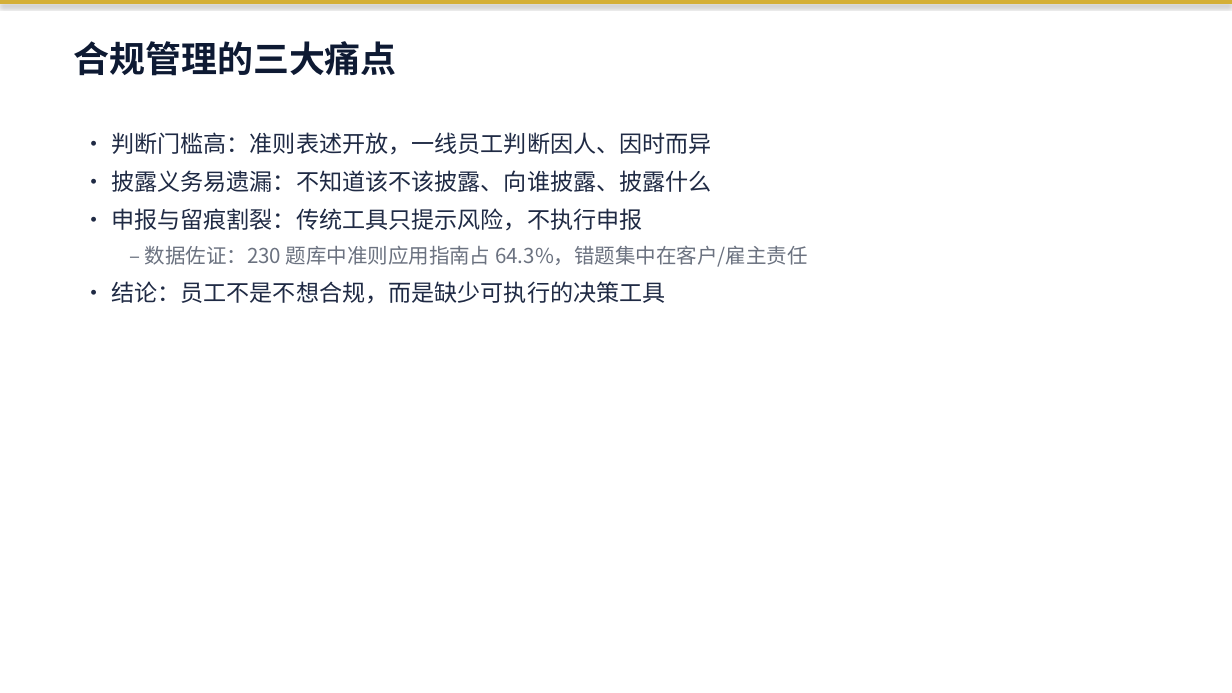
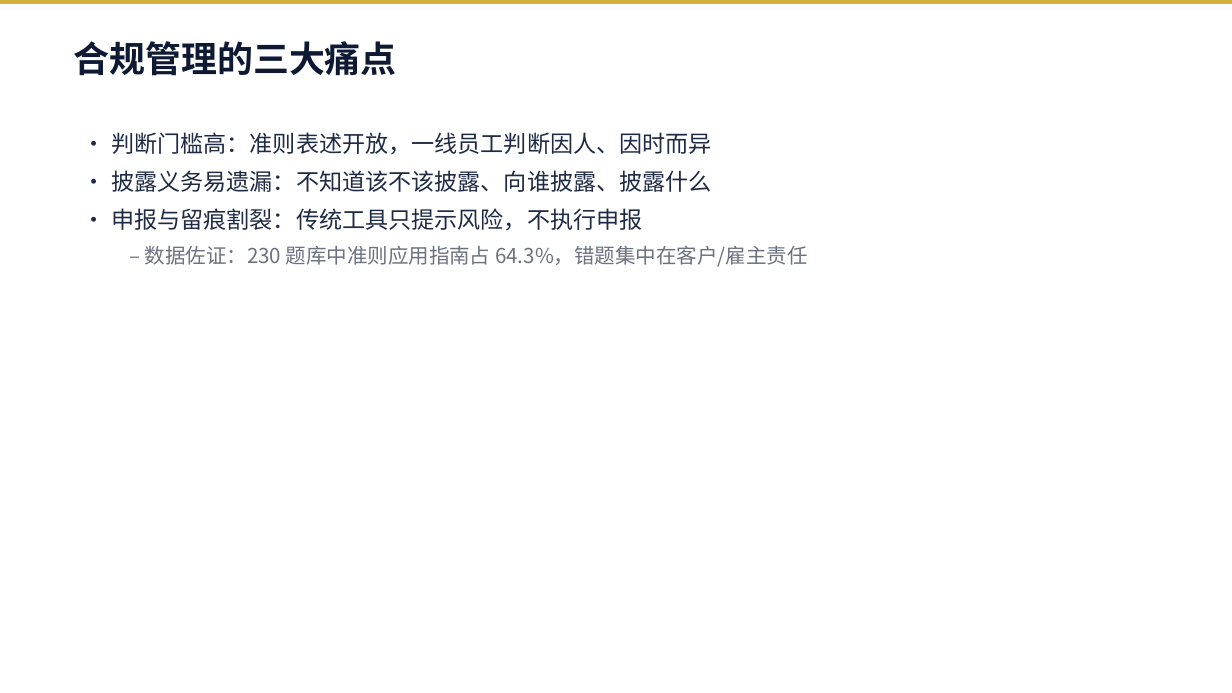
Before and after one commit to JackMA-SYSU/cfa-compliance-assistant, a slide deck: slide 5 of 商策PPT_暑假不回家队.pptx (slide 3 before the commit). Drawn at 1232x693 pixels with LibreOffice and Linux fonts; fonts in the diff are those of the drawing. Boxes give left, top, right and bottom in pixels: in the first picture for what was removed or moved away, otherwise in the second. Text is boxed around its words. In the diff, an @@ line names an element or a change of style, - is before the commit and + after.

```diff
--- a/商策PPT_暑假不回家队.pptx
+++ b/商策PPT_暑假不回家队.pptx
@@ rectangle at (x1=0, y1=0, x2=1232, y2=4): shadow off @@
@@ text at (x1=111, y1=281, x2=665, y2=304): paragraph removed @@
-• 结论：员工不是不想合规，而是缺少可执行的决策工具
```
Also in this commit, not shown: 10 other slides changed, 5 slides added, 2 slides removed, 2 other files.
